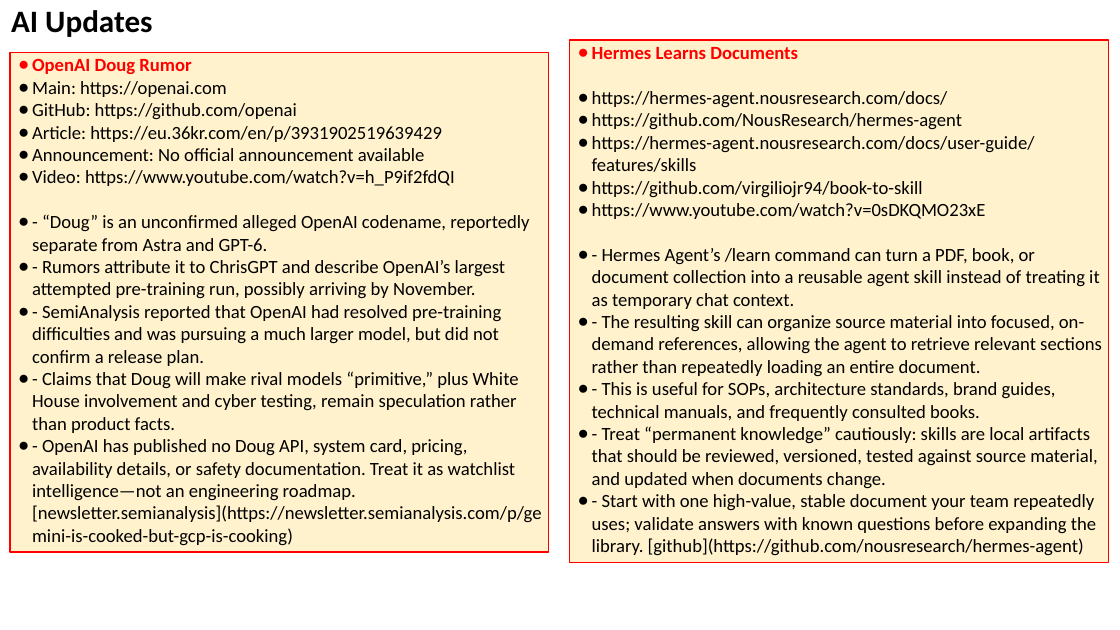
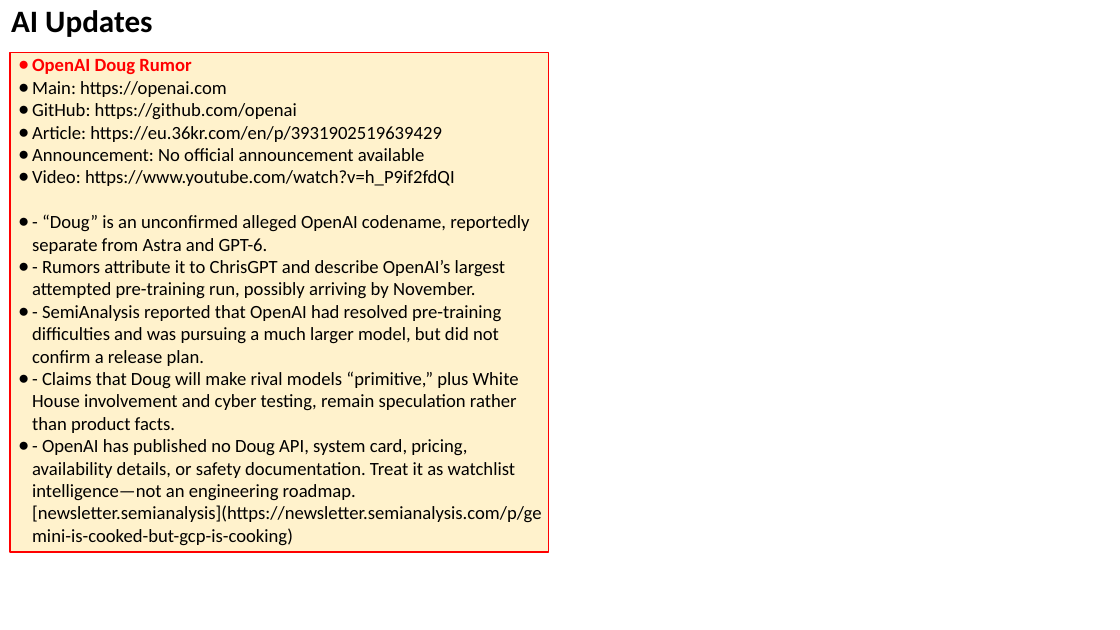
Before and after one commit to lselector/seminar, a slide deck: slide 32 of 2026/2026-08-14-AI-Updates.pptx (slide 29 before the commit). Drawn at 1120x630 pixels with LibreOffice and Linux fonts; fonts in the diff are those of the drawing. Boxes give left, top, right and bottom in pixels: in the first picture for what was removed or moved away, otherwise in the second. Text is boxed around its words. In the diff, an @@ line names an element or a change of style, - is before the commit and + after.

```diff
--- a/2026/2026-08-14-AI-Updates.pptx
+++ b/2026/2026-08-14-AI-Updates.pptx
@@ rectangle removed at (570,40,1109,563) @@
-● Hermes Learns Documents
-● https://hermes-agent.nousresearch.com/docs/
-● https://github.com/NousResearch/hermes-agent
-● https://hermes-agent.nousresearch.com/docs/user-guide/features/skills
-● https://github.com/virgiliojr94/book-to-skill
-● https://www.youtube.com/watch?v=0sDKQMO23xE
-● - Hermes Agent’s /learn command can turn a PDF, book, or document collection into a reusable agent skill instead of treating it as temporary chat context.
-● - The resulting skill can organize source material into focused, on-demand references, allowing the agent to retrieve relevant sections rather than repeatedly loading an entire document.
-● - This is useful for SOPs, architecture standards, brand guides, technical manuals, and frequently consulted books.
-● - Treat “permanent knowledge” cautiously: skills are local artifacts that should be reviewed, versioned, tested against source material, and updated when documents change.
-● - Start with one high-value, stable document your team repeatedly uses; validate answers with known questions before expanding the library. [github](https://github.com/nousresearch/hermes-agent)
```
Also in this commit, not shown: 27 other slides changed, 5 slides added.
